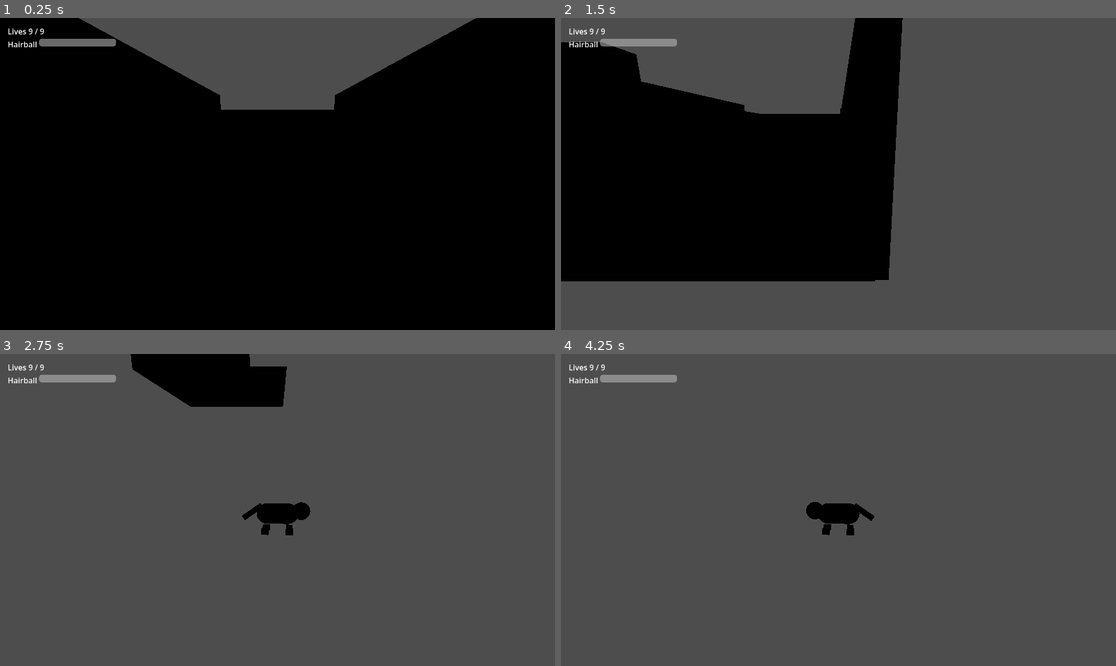
Above: before the commit, frames 1-4 (two rows, left to right).
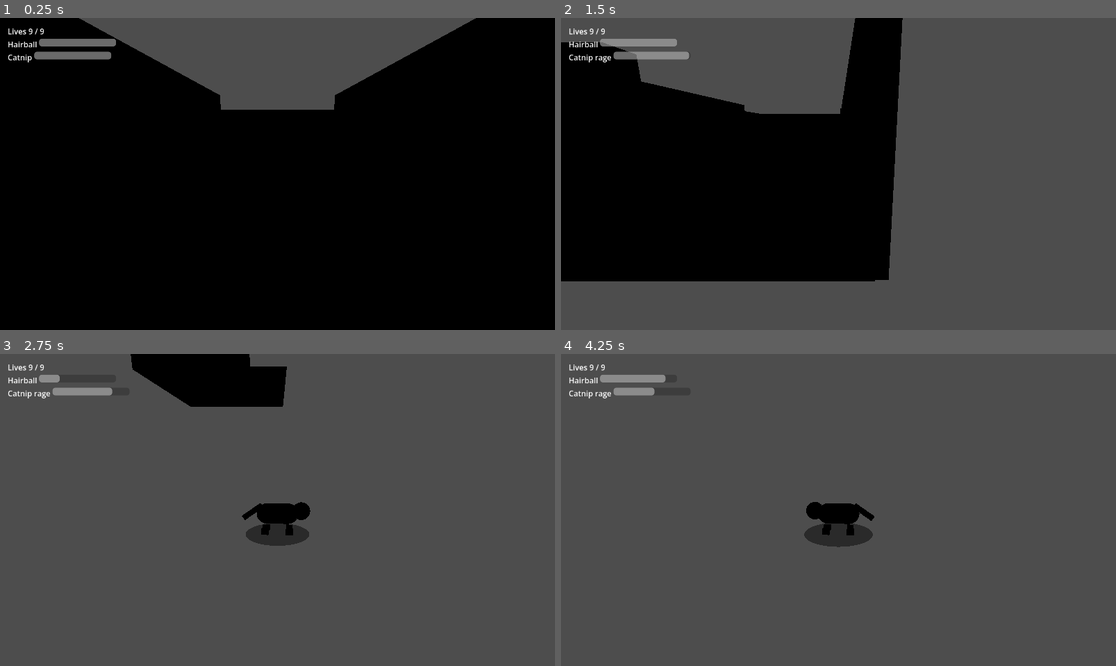
Above: after the commit, the same moments.

Repository: mlghr/nine-lives
Game: Godot game, scene res://scenes/levels/hallway_hub.tscn
Same seed, same stepped clock (60 frames per second), same inputs: the game is played once before the commit and once after it.
Inputs (mouse positions are in pixels of both pictures, inside the frame that each line leads up to):
- Up to frame 1 (0.25 s): no input
- Up to frame 2 (1.5 s): tap Enter at 0.5 s; move the mouse to (960, 158) at 0.52 s; hold D (move_right) 0.53-1.28 s; right-click (960, 158) at 0.6 s; tap Space (jump) at 0.77 s; tap R (ability_catnip_rage, bound only after the commit) at 0.8, 1.35 s; move the mouse to (727, 189) at 1.27 s; hold S (move_back) from 1.28 s (still down)
- Up to frame 3 (2.75 s): tap Space (jump) at 1.52 s; right-click (166, 525) at 1.55 s; move the mouse to (333, 441) at 2.02 s; release S (move_back) at 2.03 s; hold D (move_right) from 2.03 s (still down); tap E (ability_hairball) at 2.1 s; tap R (ability_catnip_rage, bound only after the commit) at 2.3 s
- Up to frame 4 (4.25 s): move the mouse to (810, 572) at 2.77 s; release D (move_right) at 2.78 s; hold W (move_forward) 2.78-3.53 s; click (810, 572) at 2.85 s; tap Space (jump) at 3.02, 3.77 s; right-click (810, 572) at 3.05 s; move the mouse to (1005, 556) at 3.52 s; hold A (move_left) from 3.53 s (still down); tap Shift (dodge) at 3.6 s; tap R (ability_catnip_rage, bound only after the commit) at 3.8 s

The runs differ from the first frame. In frame 1, 0.4% of the frame differs, in the area x 1-21%, y 10-15%; in frame 2, 0.4%; in frame 3, 1.2%, in the area x 1-56%, y 6-62%; in frame 4, 1.0%.

Commit message:
Add Catnip Rage ability

Diff:
--- a/project.godot
+++ b/project.godot
@@ -83,6 +83,12 @@
 , Object(InputEventJoypadButton,"resource_local_to_scene":false,"resource_name":"","device":0,"button_index":10,"pressure":0.0,"pressed":false,"script":null)
 ]
 }
+ability_catnip_rage={
+"deadzone": 0.5,
+"events": [Object(InputEventKey,"resource_local_to_scene":false,"resource_name":"","device":0,"window_id":0,"alt_pressed":false,"shift_pressed":false,"ctrl_pressed":false,"meta_pressed":false,"pressed":false,"keycode":0,"physical_keycode":82,"key_label":0,"unicode":0,"location":0,"echo":false,"script":null)
+, Object(InputEventJoypadButton,"resource_local_to_scene":false,"resource_name":"","device":0,"button_index":11,"pressure":0.0,"pressed":false,"script":null)
+]
+}
 debug_toggle={
 "deadzone": 0.5,
 "events": [Object(InputEventKey,"resource_local_to_scene":false,"resource_name":"","device":0,"window_id":0,"alt_presse …(194 unchanged characters)…
--- /dev/null
+++ b/resources/abilities/catnip_rage_data.tres
@@ -0,0 +1,12 @@
+[gd_resource type="Resource" script_class="CatnipRageData" load_steps=2 format=3]
+
+[ext_resource type="Script" path="res://scripts/abilities/catnip_rage_data.gd" id="1_catnip_rage_data"]
+
+[resource]
+script = ExtResource("1_catnip_rage_data")
+unlocked = true
+duration = 6.0
+cooldown = 8.0
+attack_speed_multiplier = 1.35
+damage_bonus = 1
+no_flinch_from_small_hits = true
--- /dev/null
+++ b/scenes/effects/catnip_rage_activate_effect.tscn
@@ -0,0 +1,45 @@
+[gd_scene load_steps=6 format=3]
+
+[ext_resource type="Script" path="res://scripts/effects/effect_lifetime.gd" id="1_effect"]
+
+[sub_resource type="StandardMaterial3D" id="1_material"]
+albedo_color = Color(0.95, 0.22, 1, 0.78)
+transparency = 1
+
+[sub_resource type="SphereMesh" id="2_mesh"]
+radius = 0.28
+height = 0.18
+material = SubResource("1_material")
+
+[sub_resource type="Animation" id="3_burst"]
+resource_name = "burst"
+length = 0.45
+tracks/0/type = "value"
+tracks/0/imported = false
+tracks/0/enabled = true
+tracks/0/path = NodePath("FlashProxy:scale")
+tracks/0/interp = 1
+tracks/0/loop_wrap = true
+tracks/0/keys = {"times": PackedFloat32Array(0, 0.45), "transitions": PackedFloat32Array(1, 1), "update": 0, "values": [Vector3(0.4, 0.4, 0.4), Vector3(1.7, 1.7, 1.7)]}
+tracks/1/type = "value"
+tracks/1/imported = false
+tracks/1/enabled = true
+tracks/1/path = NodePath("FlashProxy:visible")
+tracks/1/interp = 1
+tracks/1/loop_wrap = true
+tracks/1/keys = {"times": PackedFloat32Array(0, 0.4), "transitions": PackedFloat32Array(1, 1), "update": 1, "values": [true, false]}
+
+[sub_resource type="AnimationLibrary" id="4_library"]
+_data = {&"burst": SubResource("3_burst")}
+
+[node name="CatnipRageActivateEffect" type="Node3D"]
+script = ExtResource("1_effect")
+lifetime = 0.48
+
+[node name="FlashProxy" type="MeshInstance3D" parent="."]
+mesh = SubResource("2_mesh")
+
+[node name="AudioHook" type="AudioStreamPlayer3D" parent="."]
+
+[node name="AnimationPlayer" type="AnimationPlayer" parent="."]
+libraries/ = SubResource("4_library")
--- /dev/null
+++ b/scenes/effects/catnip_rage_active_effect.tscn
@@ -0,0 +1,39 @@
+[gd_scene load_steps=6 format=3]
+
+[ext_resource type="Script" path="res://scripts/effects/effect_lifetime.gd" id="1_effect"]
+
+[sub_resource type="StandardMaterial3D" id="1_material"]
+albedo_color = Color(1, 0.28, 0.82, 0.45)
+transparency = 1
+
+[sub_resource type="SphereMesh" id="2_mesh"]
+radius = 0.34
+height = 0.12
+material = SubResource("1_material")
+
+[sub_resource type="Animation" id="3_burst"]
+resource_name = "burst"
+length = 0.8
+loop_mode = 1
+tracks/0/type = "value"
+tracks/0/imported = false
+tracks/0/enabled = true
+tracks/0/path = NodePath("FlashProxy:scale")
+tracks/0/interp = 1
+tracks/0/loop_wrap = true
+tracks/0/keys = {"times": PackedFloat32Array(0, 0.4, 0.8), "transitions": PackedFloat32Array(1, 1, 1), "update": 0, "values": [Vector3(0.85, 0.85, 0.85), Vector3(1.15, 1.15, 1.15), Vector3(0.85, 0.85, 0.85)]}
+
+[sub_resource type="AnimationLibrary" id="4_library"]
+_data = {&"burst": SubResource("3_burst")}
+
+[node name="CatnipRageActiveEffect" type="Node3D"]
+script = ExtResource("1_effect")
+lifetime = 999.0
+
+[node name="FlashProxy" type="MeshInstance3D" parent="."]
+mesh = SubResource("2_mesh")
+
+[node name="AudioHook" type="AudioStreamPlayer3D" parent="."]
+
+[node name="AnimationPlayer" type="AnimationPlayer" parent="."]
+libraries/ = SubResource("4_library")
--- /dev/null
+++ b/scenes/effects/catnip_rage_expire_effect.tscn
@@ -0,0 +1,45 @@
+[gd_scene load_steps=6 format=3]
+
+[ext_resource type="Script" path="res://scripts/effects/effect_lifetime.gd" id="1_effect"]
+
+[sub_resource type="StandardMaterial3D" id="1_material"]
+albedo_color = Color(0.6, 0.26, 0.72, 0.55)
+transparency = 1
+
+[sub_resource type="SphereMesh" id="2_mesh"]
+radius = 0.22
+height = 0.12
+material = SubResource("1_material")
+
+[sub_resource type="Animation" id="3_burst"]
+resource_name = "burst"
+length = 0.38
+tracks/0/type = "value"
+tracks/0/imported = false
+tracks/0/enabled = true
+tracks/0/path = NodePath("FlashProxy:scale")
+tracks/0/interp = 1
+tracks/0/loop_wrap = true
+tracks/0/keys = {"times": PackedFloat32Array(0, 0.38), "transitions": PackedFloat32Array(1, 1), "update": 0, "values": [Vector3(1.25, 1.25, 1.25), Vector3(0.2, 0.2, 0.2)]}
+tracks/1/type = "value"
+tracks/1/imported = false
+tracks/1/enabled = true
+tracks/1/path = NodePath("FlashProxy:visible")
+tracks/1/interp = 1
+tracks/1/loop_wrap = true
+tracks/1/keys = {"times": PackedFloat32Array(0, 0.34), "transitions": PackedFloat32Array(1, 1), "update": 1, "values": [true, false]}
+
+[sub_resource type="AnimationLibrary" id="4_library"]
+_data = {&"burst": SubResource("3_burst")}
+
+[node name="CatnipRageExpireEffect" type="Node3D"]
+script = ExtResource("1_effect")
+lifetime = 0.4
+
+[node name="FlashProxy" type="MeshInstance3D" parent="."]
+mesh = SubResource("2_mesh")
+
+[node name="AudioHook" type="AudioStreamPlayer3D" parent="."]
+
+[node name="AnimationPlayer" type="AnimationPlayer" parent="."]
+libraries/ = SubResource("4_library")
--- a/scenes/player/player.tscn
+++ b/scenes/player/player.tscn
@@ -14,6 +14,10 @@
 [ext_resource type="PackedScene" path="res://scenes/effects/hiss_parry_effect.tscn" id="12_hiss_effect"]
 [ext_resource type="PackedScene" path="res://scenes/effects/player_damage_effect.tscn" id="13_damage_effect"]
 [ext_resource type="PackedScene" path="res://scenes/effects/stagger_effect.tscn" id="14_stagger_effect"]
+[ext_resource type="Resource" path="res://resources/abilities/catnip_rage_data.tres" id="15_catnip_rage_data"]
+[ext_resource type="PackedScene" path="res://scenes/effects/catnip_rage_activate_effect.tscn" id="16_catnip_activate_effect"]
+[ext_resource type="PackedScene" path="res://scenes/effects/catnip_rage_active_effect.tscn" id="17_catnip_active_effect"]
+[ext_resource type="PackedScene" path="res://scenes/effects/catnip_rage_expire_effect.tscn" id="18_catnip_expire_effect"]
 
 [sub_resource type="CapsuleShape3D" id="1_body_collision"]
 radius = 0.13
@@ -290,6 +294,10 @@
 hairball_spawn_path = NodePath("HairballSpawn")
 hairball_projectile_scene = ExtResource("8_hairball_projectile")
 hairball_data = ExtResource("9_hairball_data")
+catnip_rage_data = ExtResource("15_catnip_rage_data")
+catnip_activate_effect_scene = ExtResource("16_catnip_activate_effect")
+catnip_active_effect_scene = ExtResource("17_catnip_active_effect")
+catnip_expire_effect_scene = ExtResource("18_catnip_expire_effect")
 
 [node name="BodyCollision" type="CollisionShape3D" parent="."]
 transform = Transform3D(1, 0, 0, 0, 1, 0, 0, 0, 1, 0, 0.17, 0)
--- a/scenes/ui/hud.tscn
+++ b/scenes/ui/hud.tscn
@@ -134,6 +134,20 @@
 value = 2.5
 show_percentage = false
 
+[node name="CatnipRow" type="HBoxContainer" parent="MarginContainer/VBoxContainer"]
+layout_mode = 2
+
+[node name="CatnipLabel" type="Label" parent="MarginContainer/VBoxContainer/CatnipRow"]
+layout_mode = 2
+text = "Catnip"
+
+[node name="CatnipMeter" type="ProgressBar" parent="MarginContainer/VBoxContainer/CatnipRow"]
+custom_minimum_size = Vector2(160, 16)
+layout_mode = 2
+max_value = 8.0
+value = 8.0
+show_percentage = false
+
 [node name="FeedbackLayer" type="Control" parent="."]
 layout_mode = 1
 anchors_preset = 15
--- /dev/null
+++ b/scripts/abilities/catnip_rage_data.gd
@@ -0,0 +1,9 @@
+class_name CatnipRageData
+extends Resource
+
+@export var unlocked: bool = true
+@export var duration: float = 6.0
+@export var cooldown: float = 8.0
+@export var attack_speed_multiplier: float = 1.35
+@export var damage_bonus: int = 1
+@export var no_flinch_from_small_hits: bool = true
--- a/scripts/levels/hallway_hub.gd
+++ b/scripts/levels/hallway_hub.gd
@@ -23,6 +23,9 @@
 	if player.has_signal("hairball_cooldown_changed"):
 		player.hairball_cooldown_changed.connect(_on_hairball_cooldown_changed)
 
+	if player.has_signal("catnip_rage_changed"):
+		player.catnip_rage_changed.connect(_on_catnip_rage_changed)
+
 	if debug_overlay != null:
 		debug_overlay.configure(player, debug_overlay_enabled, debug_overlay_starts_visible)
 
@@ -39,3 +42,8 @@
 func _on_hairball_cooldown_changed(remaining: float, cooldown: float) -> void:
 	if hud != null:
 		hud.call("set_hairball_cooldown", remaining, cooldown)
+
+
+func _on_catnip_rage_changed(active: bool, remaining: float, duration: float, cooldown_remaining: float, cooldown: float, unlocked: bool) -> void:
+	if hud != null:
+		hud.call("set_catnip_rage", active, remaining, duration, cooldown_remaining, cooldown, unlocked)
--- a/scripts/player/player.gd
+++ b/scripts/player/player.gd
@@ -1,6 +1,7 @@
 extends CharacterBody3D
 
 signal hairball_cooldown_changed(remaining: float, cooldown: float)
+signal catnip_rage_changed(active: bool, remaining: float, duration: float, cooldown_remaining: float, cooldown: float, unlocked: bool)
 
 @export var stats: PlayerStats
 @export_node_path("Node3D") var model_root_path: NodePath = ^"ModelRoot"
@@ -14,6 +15,10 @@
 @export_node_path("Marker3D") var hairball_spawn_path: NodePath = ^"HairballSpawn"
 @export var hairball_projectile_scene: PackedScene
 @export var hairball_data: HairballData
+@export var catnip_rage_data: CatnipRageData
+@export var catnip_activate_effect_scene: PackedScene
+@export var catnip_active_effect_scene: PackedScene
+@export var catnip_expire_effect_scene: PackedScene
 
 @onready var model_root: Node3D = get_node_or_null(model_root_path)
 @onready var camera_rig: Node3D = get_node_or_null(camera_rig_path)
@@ -33,6 +38,10 @@
 var _combat_state: StringName = &"idle"
 var _dodge_direction: Vector3 = Vector3.ZERO
 var _hairball_cooldown_remaining: float = 0.0
+var _catnip_active: bool = false
+var _catnip_remaining: float = 0.0
+var _catnip_cooldown_remaining: float = 0.0
+var _catnip_active_effect: Node3D
 
 
 func get_debug_state() -> Dictionary:
@@ -47,10 +56,13 @@
 	return {
 		"combat_state": _combat_state,
 		"combo_step": _combo_step,
-		"coyote_time_remaining": _coyote_timer,
-		"hairball_remaining": _hairball_cooldown_remaining,
-		"hairball_cooldown": cooldown,
-		"invulnerable": invulnerable,
+			"coyote_time_remaining": _coyote_timer,
+			"hairball_remaining": _hairball_cooldown_remaining,
+			"hairball_cooldown": cooldown,
+			"catnip_active": _catnip_active,
+			"catnip_remaining": _catnip_remaining,
+			"catnip_cooldown_remaining": _catnip_cooldown_remaining,
+			"invulnerable": invulnerable,
 		"parry_active": parry_active,
 		"stats_resource": stats.resource_path if stats != null else "",
 	}
@@ -62,6 +74,7 @@
 		return
 
 	_apply_combat_stats()
+	_emit_catnip_state()
 
 
 func _physics_process(delta: float) -> void:
@@ -72,6 +85,7 @@
 	var move_direction := _camera_relative_direction(movement_input)
 	_update_combo_reset(delta)
 	_update_hairball_cooldown(delta)
+	_update_catnip_rage(delta)
 	_handle_combat_input(move_direction)
 
 	var target_velocity := move_direction * _target_speed(movement_input.length())
@@ -146,8 +160,18 @@
 	model_root.rotation.y = lerp_angle(model_root.rotation.y, desired_yaw, minf(stats.turn_speed * delta, 1.0))
 
 
-func on_hurtbox_hit(_hit_data: Dictionary) -> bool:
-	return parry_active
+func on_hurtbox_hit(hit_data: Dictionary) -> bool:
+	if parry_active:
+		return true
+
+	if _catnip_active and catnip_rage_data != null and catnip_rage_data.no_flinch_from_small_hits and health_component != null and health_component.stats != null:
+		var stagger := maxf(float(hit_data.get("stagger", 0.0)), 0.0)
+		if stagger < health_component.stats.small_hit_stagger_threshold:
+			var adjusted_hit := hit_data.duplicate()
+			adjusted_hit["stagger"] = 0.0
+			return health_component.apply_hit(adjusted_hit)
+
+	return false
 
 
 func _handle_combat_input(move_direction: Vector3) -> void:
@@ -164,6 +188,8 @@
 		_start_claw()
 	elif Input.is_action_just_pressed("ability_hairball"):
 		_try_cast_hairball()
+	elif Input.is_action_just_pressed("ability_catnip_rage"):
+		_try_activate_catnip_rage()
 
 
 func _start_claw() -> void:
@@ -224,7 +250,11 @@
 		return
 
 	_disable_combat_windows()
-	animation_player.play(animation_name)
+	var speed_scale := 1.0
+	if _catnip_active and catnip_rage_data != null and animation_name in [&"claw_1", &"claw_2", &"claw_3", &"pounce"]:
+		speed_scale = catnip_rage_data.attack_speed_multiplier
+
+	animation_player.play(animation_name, -1.0, speed_scale)
 
 
 func _update_combo_reset(delta: float) -> void:
@@ -245,19 +275,19 @@
 
 func _apply_combat_stats() -> void:
 	if claw_left_hitbox != null:
-		claw_left_hitbox.damage = stats.claw_1_damage
+		claw_left_hitbox.damage = stats.claw_1_damage + _catnip_damage_bonus()
 		claw_left_hitbox.stagger = stats.claw_stagger
 		claw_left_hitbox.knockback_force = stats.claw_knockback_force
 		claw_left_hitbox.hit_type = &"claw"
 
 	if claw_right_hitbox != null:
-		claw_right_hitbox.damage = stats.claw_2_damage
+		claw_right_hitbox.damage = stats.claw_2_damage + _catnip_damage_bonus()
 		claw_right_hitbox.stagger = stats.claw_stagger
 		claw_right_hitbox.knockback_force = stats.claw_knockback_force
 		claw_right_hitbox.hit_type = &"claw"
 
 	if pounce_hitbox != null:
-		pounce_hitbox.damage = stats.pounce_damage
+		pounce_hitbox.damage = stats.pounce_damage + _catnip_damage_bonus()
 		pounce_hitbox.stagger = stats.pounce_stagger
 		pounce_hitbox.knockback_force = stats.pounce_knockback_force
 		pounce_hitbox.knockdown_chance = stats.pounce_knockdown_chance
@@ -309,3 +339,84 @@
 
 	_hairball_cooldown_remaining = maxf(_hairball_cooldown_remaining - delta, 0.0)
 	hairball_cooldown_changed.emit(_hairball_cooldown_remaining, hairball_data.cooldown)
+
+
+func _try_activate_catnip_rage() -> void:
+	if catnip_rage_data == null or not catnip_rage_data.unlocked:
+		return
+
+	if _catnip_active or _catnip_cooldown_remaining > 0.0:
+		return
+
+	_catnip_active = true
+	_catnip_remaining = catnip_rage_data.duration
+	_catnip_cooldown_remaining = 0.0
+	_apply_combat_stats()
+	_spawn_catnip_effect(catnip_activate_effect_scene, false)
+	_catnip_active_effect = _spawn_catnip_effect(catnip_active_effect_scene, true)
+	_emit_catnip_state()
+
+
+func _update_catnip_rage(delta: float) -> void:
+	if catnip_rage_data == null:
+		return
+
+	if _catnip_active:
+		_catnip_remaining = maxf(_catnip_remaining - delta, 0.0)
+		if _catnip_remaining == 0.0:
+			_end_catnip_rage()
+		else:
+			_emit_catnip_state()
+		return
+
+	if _catnip_cooldown_remaining > 0.0:
+		_catnip_cooldown_remaining = maxf(_catnip_cooldown_remaining - delta, 0.0)
+		_emit_catnip_state()
+
+
+func _end_catnip_rage() -> void:
+	_catnip_active = false
+	_catnip_remaining = 0.0
+	_catnip_cooldown_remaining = catnip_rage_data.cooldown
+	if _catnip_active_effect != null:
+		_catnip_active_effect.queue_free()
+		_catnip_active_effect = null
+
+	_apply_combat_stats()
+	_spawn_catnip_effect(catnip_expire_effect_scene, false)
+	_emit_catnip_state()
+
+
+func _catnip_damage_bonus() -> int:
+	if _catnip_active and catnip_rage_data != null:
+		return catnip_rage_data.damage_bonus
+
+	return 0
+
+
+func _spawn_catnip_effect(effect_scene: PackedScene, attach_to_player: bool) -> Node3D:
+	if effect_scene == null:
+		return null
+
+	var effect := effect_scene.instantiate() as Node3D
+	if effect == null:
+		return null
+
+	if attach_to_player:
+		add_child(effect)
+		effect.position = Vector3.ZERO
+	else:
+		var parent := get_tree().current_scene
+		if parent == null:
+			parent = get_parent()
+		parent.add_child(effect)
+		effect.global_position = global_position
+
+	return effect
+
+
+func _emit_catnip_state() -> void:
+	var duration := catnip_rage_data.duration if catnip_rage_data != null else 0.0
+	var cooldown := catnip_rage_data.cooldown if catnip_rage_data != null else 0.0
+	var unlocked := catnip_rage_data != null and catnip_rage_data.unlocked
+	catnip_rage_changed.emit(_catnip_active, _catnip_remaining, duration, _catnip_cooldown_remaining, cooldown, unlocked)
--- a/scripts/ui/hud.gd
+++ b/scripts/ui/hud.gd
@@ -2,6 +2,8 @@
 
 @export_node_path("Label") var lives_value_path: NodePath = ^"MarginContainer/VBoxContainer/LivesRow/LivesValue"
 @export_node_path("ProgressBar") var hairball_cooldown_path: NodePath = ^"MarginContainer/VBoxContainer/HairballRow/HairballCooldown"
+@export_node_path("Label") var catnip_label_path: NodePath = ^"MarginContainer/VBoxContainer/CatnipRow/CatnipLabel"
+@export_node_path("ProgressBar") var catnip_meter_path: NodePath = ^"MarginContainer/VBoxContainer/CatnipRow/CatnipMeter"
 @export_node_path("Label") var danger_state_path: NodePath = ^"FeedbackLayer/DangerState"
 @export_node_path("Label") var victory_banner_path: NodePath = ^"FeedbackLayer/VictoryBanner"
 @export_node_path("Label") var game_over_banner_path: NodePath = ^"FeedbackLayer/GameOverBanner"
@@ -9,6 +11,8 @@
 
 @onready var lives_value: Label = get_node_or_null(lives_value_path)
 @onready var hairball_cooldown: ProgressBar = get_node_or_null(hairball_cooldown_path)
+@onready var catnip_label: Label = get_node_or_null(catnip_label_path)
+@onready var catnip_meter: ProgressBar = get_node_or_null(catnip_meter_path)
 @onready var danger_state: Label = get_node_or_null(danger_state_path)
 @onready var victory_banner: Label = get_node_or_null(victory_banner_path)
 @onready var game_over_banner: Label = get_node_or_null(game_over_banner_path)
@@ -21,6 +25,7 @@
 func _ready() -> void:
 	set_lives(9, 9)
 	set_hairball_cooldown(0.0, 1.0)
+	set_catnip_rage(false, 0.0, 1.0, 0.0, 1.0, true)
 
 
 func set_lives(current_lives: int, max_lives: int) -> void:
@@ -49,6 +54,31 @@
 	_last_hairball_remaining = remaining
 
 
+func set_catnip_rage(active: bool, remaining: float, duration: float, cooldown_remaining: float, cooldown: float, unlocked: bool) -> void:
+	if catnip_label != null:
+		if not unlocked:
+			catnip_label.text = "Catnip locked"
+		elif active:
+			catnip_label.text = "Catnip rage"
+		else:
+			catnip_label.text = "Catnip"
+
+	if catnip_meter == null:
+		return
+
+	if not unlocked:
+		catnip_meter.max_value = 1.0
+		catnip_meter.value = 0.0
+	elif active:
+		var max_duration := maxf(duration, 0.001)
+		catnip_meter.max_value = max_duration
+		catnip_meter.value = clampf(remaining, 0.0, max_duration)
+	else:
+		var max_cooldown := maxf(cooldown, 0.001)
+		catnip_meter.max_value = max_cooldown
+		catnip_meter.value = max_cooldown - clampf(cooldown_remaining, 0.0, max_cooldown)
+
+
 func show_victory() -> void:
 	if game_over_banner != null:
 		game_over_banner.visible = false
Not shown: 1 places in scenes/player/player.tscn that only renumber resources
